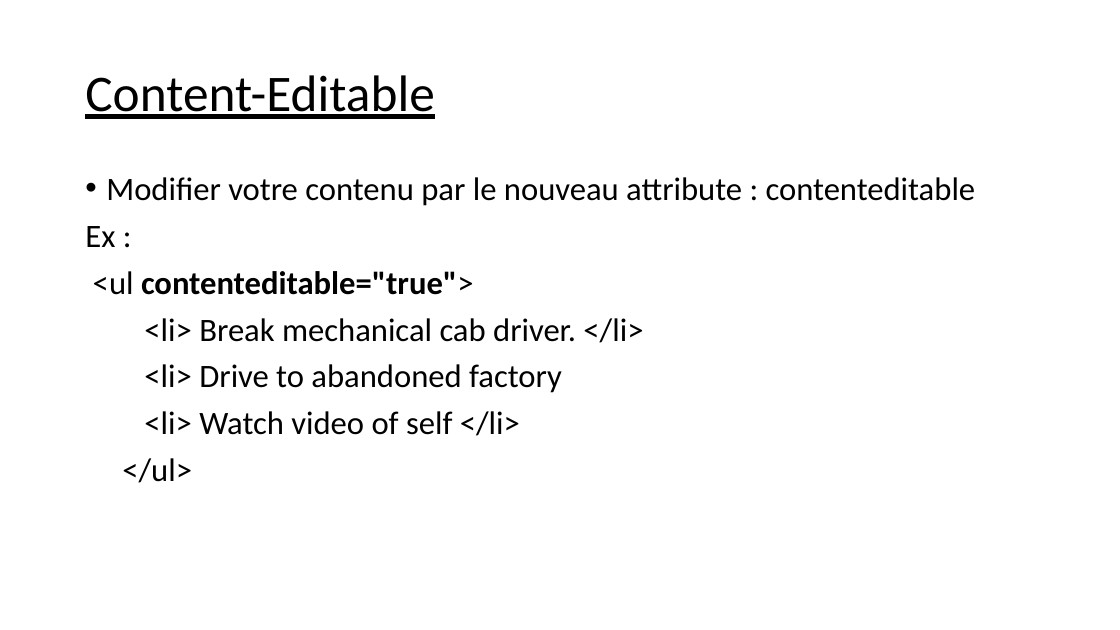
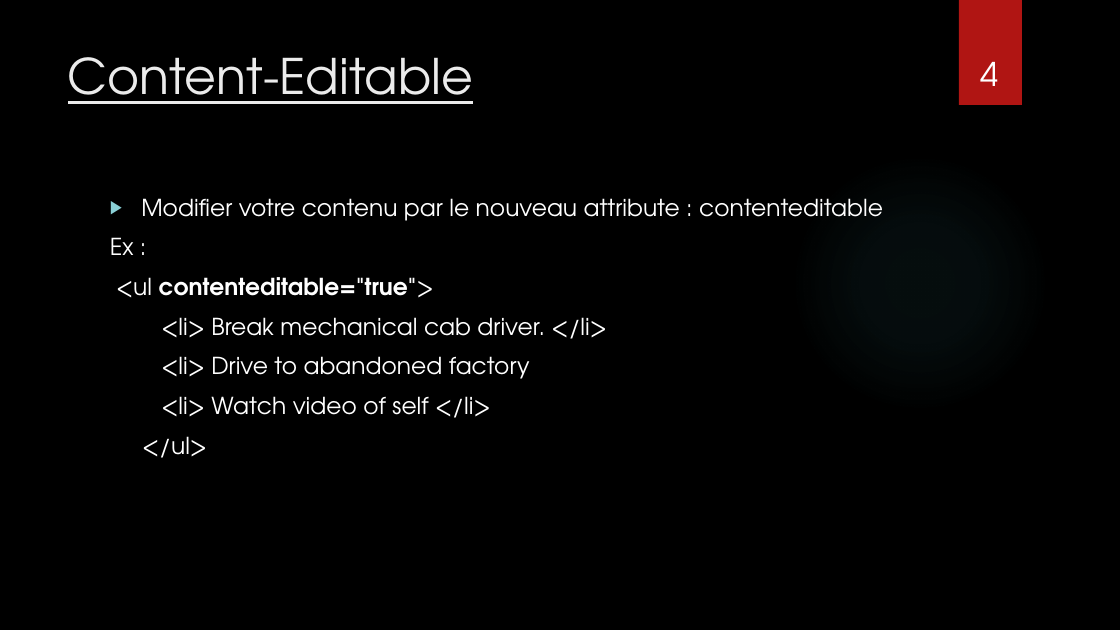
Before and after one commit to balamddine/NewHtml5, a slide deck: slide 4 of Presentation Du HTML5 .pptx. Drawn at 1120x630 pixels with LibreOffice and Linux fonts; fonts in the diff are those of the drawing; background and template pictures are left out. Boxes give left, top, right and bottom in pixels: in the first picture for what was removed or moved away, otherwise in the second. Text is boxed around its words. In the diff, an @@ line names an element or a change of style, - is before the commit and + after.

```diff
--- a/Presentation Du HTML5 .pptx
+++ b/Presentation Du HTML5 .pptx
@@ background #FFFFFF to picture (left out) @@
@@ rectangle added at [959,0,1022,105], fill #B01513 @@
@@ title "Content-Editable": place and size @@
-title "Content-Editable" at [85,75,434,119]
+title "Content-Editable" at [68,57,473,104]
@@ title "Content-Editable" at [68,57,473,104]: size 44 to 42 pt, font Calibri to TeX Gyre Adventor, text colour #000000 to #EBEBEB; line spacing 0.9 to 1; vertical alignment middle to top @@
@@ page number added at [980,62,998,86], 28 pt, text #FFFFFF @@
+4
@@ ellipse added at [791,154,1049,413], fill gradient #50B9C1 @@
@@ text "Modifier votre contenu par le ...": place and size @@
-text "Modifier votre contenu par le ..." at [85,177,976,483]
+text "Modifier votre contenu par le ..." at [110,198,883,458]
@@ text "Modifier votre contenu par le ..." at [110,198,883,458]: size 28 to 20 pt, font Calibri to TeX Gyre Adventor, text colour #000000 to #FFFFFF; bullet • to ▶; line spacing 0.9 to 1 @@
```
Also in this commit, not shown: 13 other slides changed, 2 other files.
